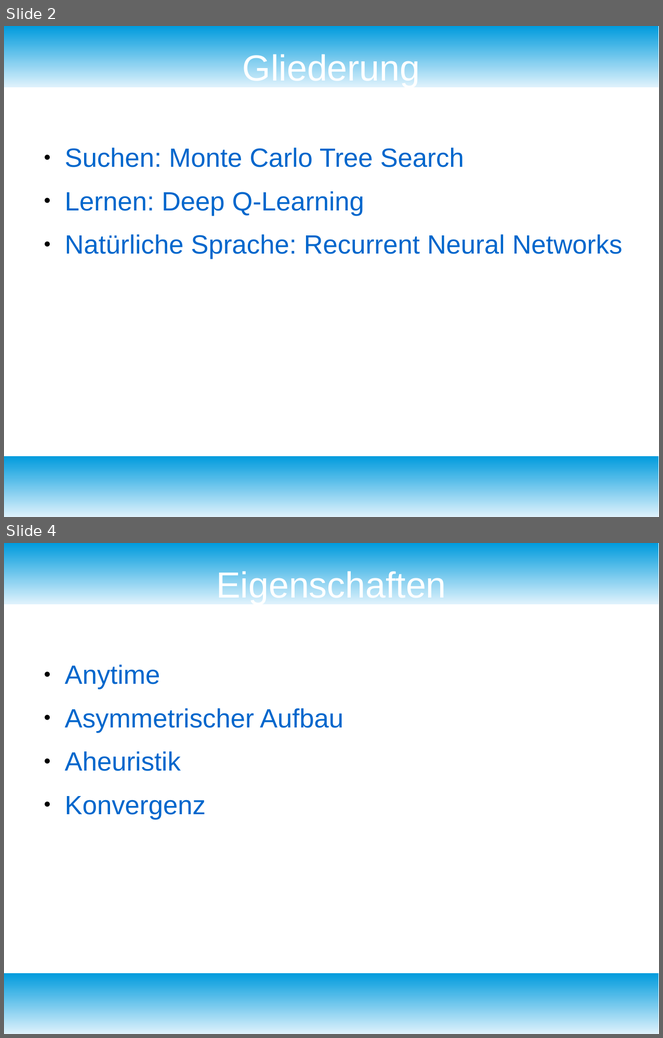
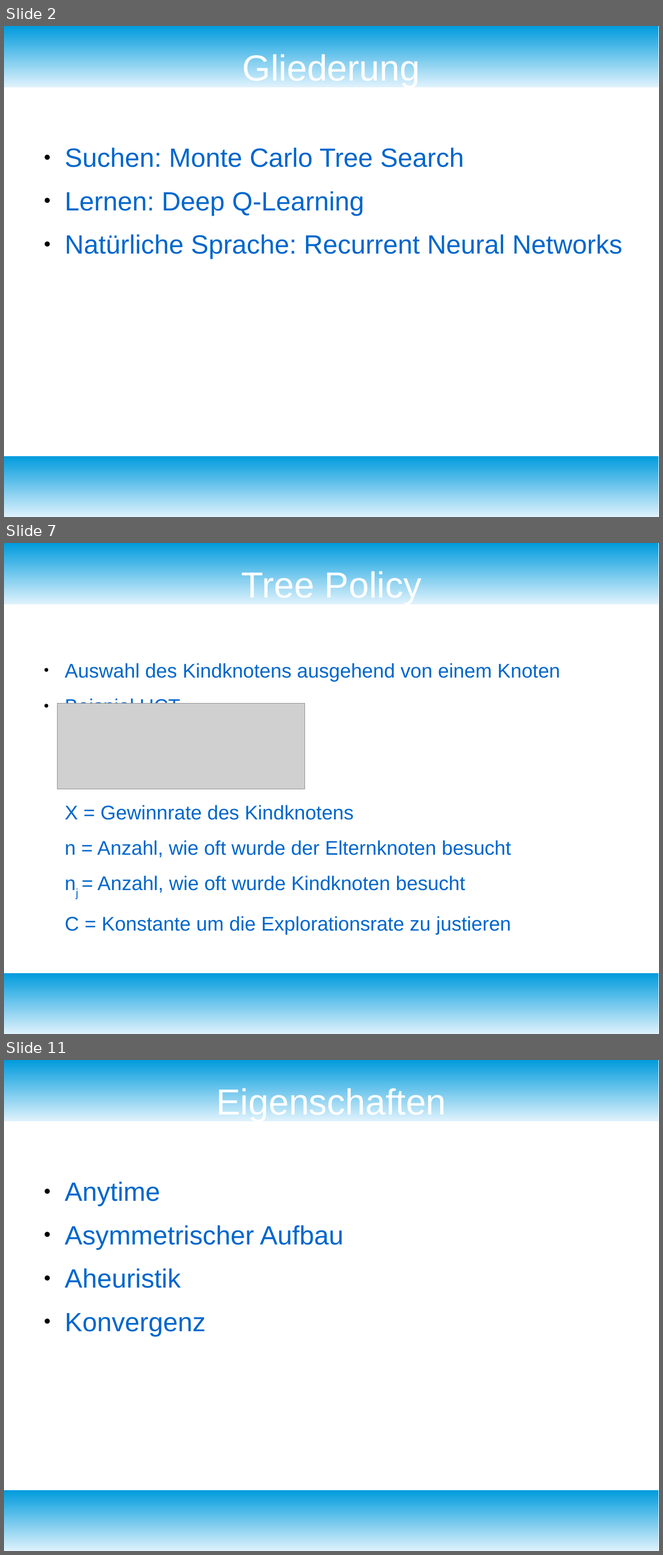
Before and after one commit to fnehmer/haw-is-assignment, a slide deck: Präsentation/is_praesentation.odp. Shown one above the other, each under a label of ours: slides 2 and 4 before the commit, slides 2, 7 and 11 after it; the slides between them are not shown. The pictures are 663x1038 and 663x1555 pixels, drawn with LibreOffice and Linux fonts; fonts in the diff are those of the drawing; grey boxes stand for pictures. Boxes give left, top, right and bottom in pixels: in the first picture for what was removed or moved away, otherwise in the second. Text is boxed around its words. In the diff, an @@ line names an element or a change of style, - is before the commit and + after.

```diff
--- a/Präsentation/is_praesentation.odp
+++ b/Präsentation/is_praesentation.odp
@@ slide 7 added at (x1=4, y1=543, x2=659, y2=1034), background #FFFFFF; not listed: 2 template elements that a slide beside it also shows @@
@@ title added at (x1=241, y1=568, x2=422, y2=604), 44 pt, text #FFFFFF @@
+Tree Policy
@@ text added at (x1=65, y1=663, x2=560, y2=935), 24 pt, text #0066CC @@
+● Auswahl des Kindknotens ausgehend von einem Knoten
+● Beispiel UCT
+X = Gewinnrate des Kindknotens
+n = Anzahl, wie oft wurde der Elternknoten besucht
+nj = Anzahl, wie oft wurde Kindknoten besucht
+C = Konstante um die Explorationsrate zu justieren
@@ picture added at (x1=58, y1=704, x2=305, y2=789) @@
@@ what was slide 4 is now slide 11 @@
```
Also in this commit, not shown: 1 slide changed, 10 other slides added, 1 slide removed, 6 other files.
